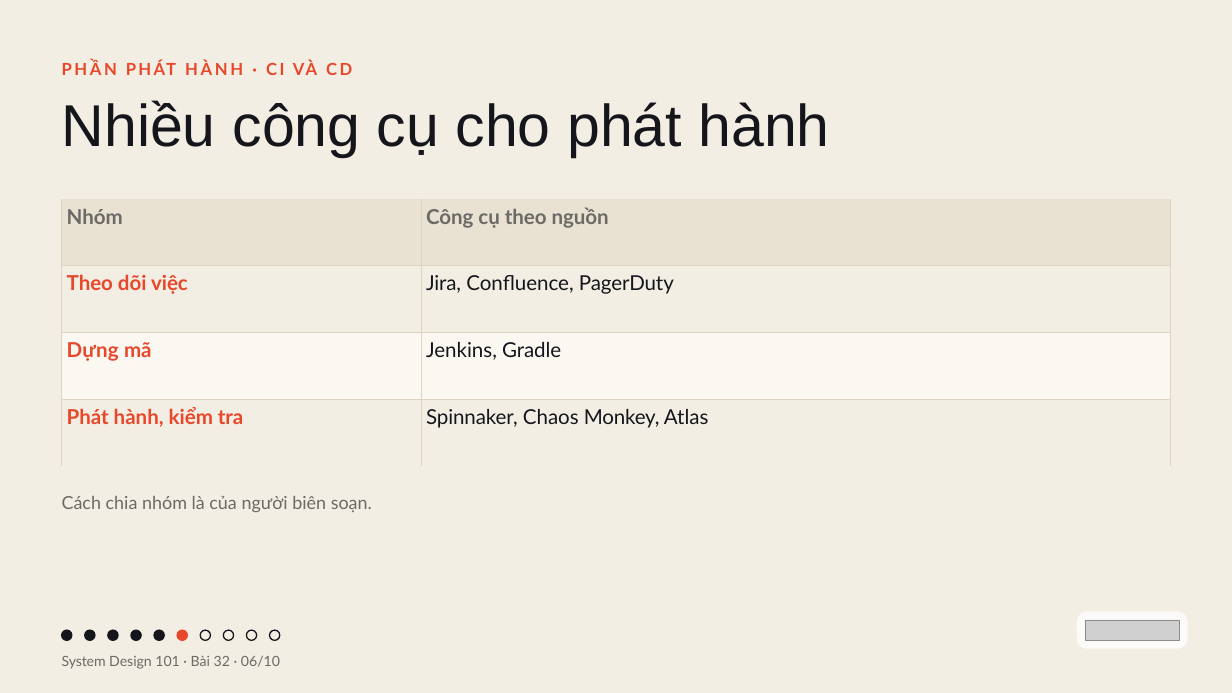
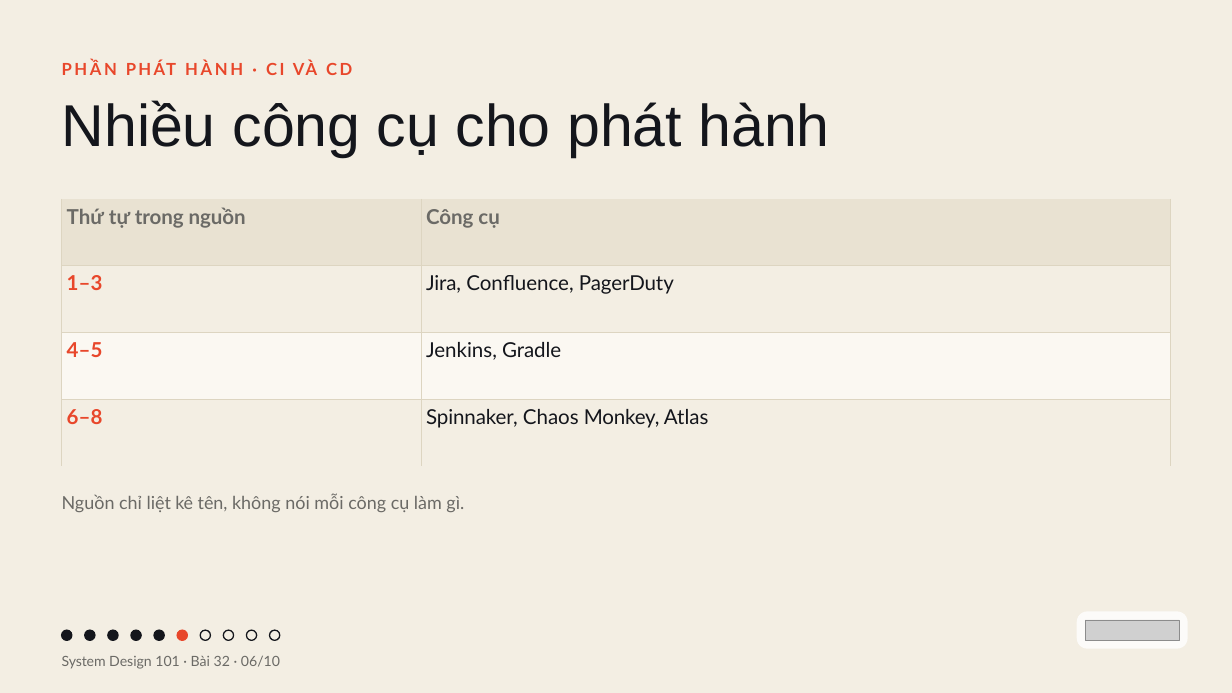
Before and after one commit to vohoailinh90/tool-marketing-studio, a slide deck: slide 6 of system-design-101/vi/lessons/sd-02-032/slides/sd-02-032.pptx. Drawn at 1232x693 pixels with LibreOffice and Linux fonts; fonts in the diff are those of the drawing; grey boxes stand for pictures. Boxes give left, top, right and bottom in pixels: in the first picture for what was removed or moved away, otherwise in the second. Text is boxed around its words. In the diff, an @@ line names an element or a change of style, - is before the commit and + after.

```diff
--- a/system-design-101/vi/lessons/sd-02-032/slides/sd-02-032.pptx
+++ b/system-design-101/vi/lessons/sd-02-032/slides/sd-02-032.pptx
@@ table at box(62, 199, 1170, 432) @@
-row 1, column 1: Nhóm
+row 1, column 1: Thứ tự trong nguồn
-row 1, column 2: Công cụ theo nguồn
+row 1, column 2: Công cụ
-row 2, column 1: Theo dõi việc
+row 2, column 1: 1–3
-row 3, column 1: Dựng mã
+row 3, column 1: 4–5
-row 4, column 1: Phát hành, kiểm tra
+row 4, column 1: 6–8
@@ text at box(62, 494, 464, 512): text changed @@
-Cách chia nhóm là của người biên soạn.
+Nguồn chỉ liệt kê tên, không nói mỗi công cụ làm gì.
```
Also in this commit, not shown: 3 other slides changed, 10 other files.
